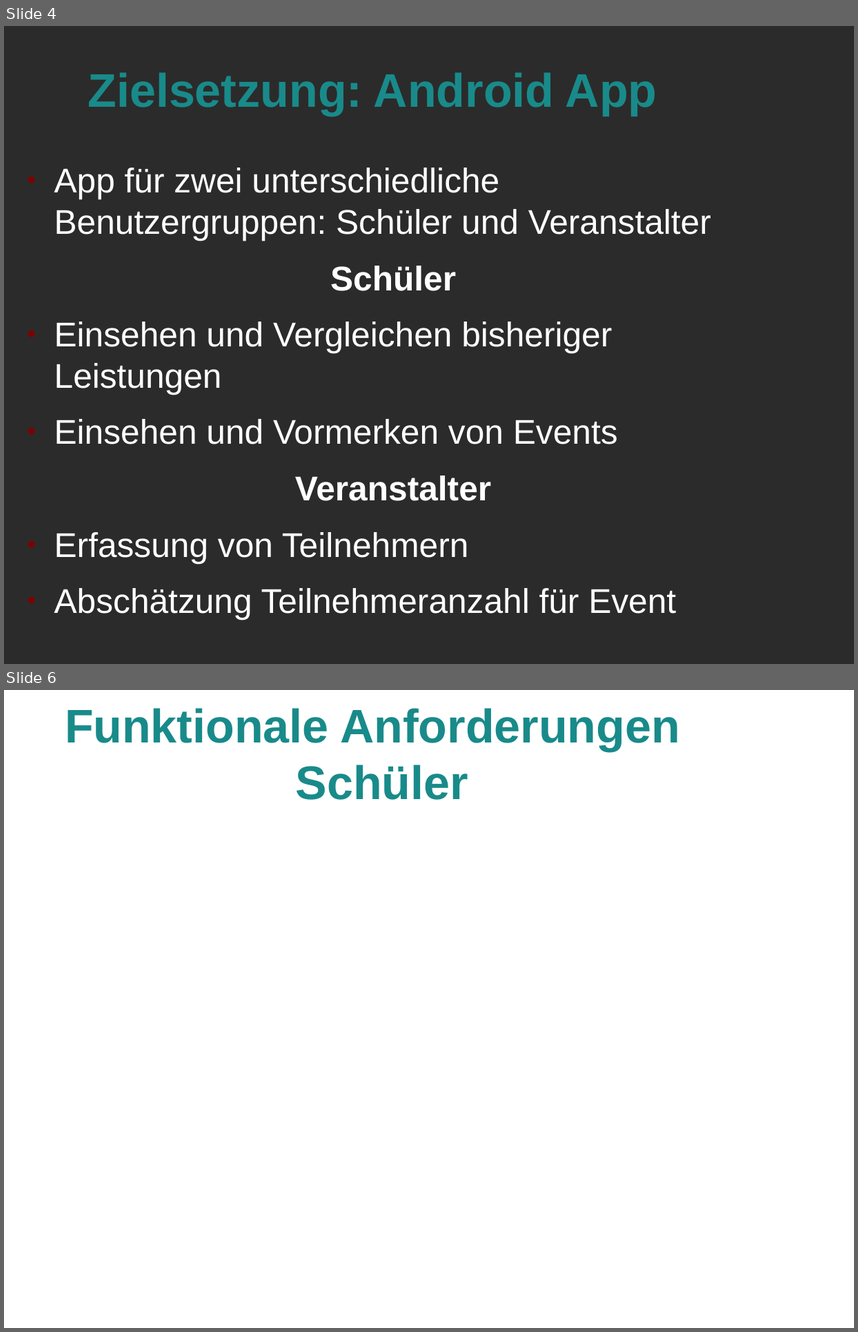
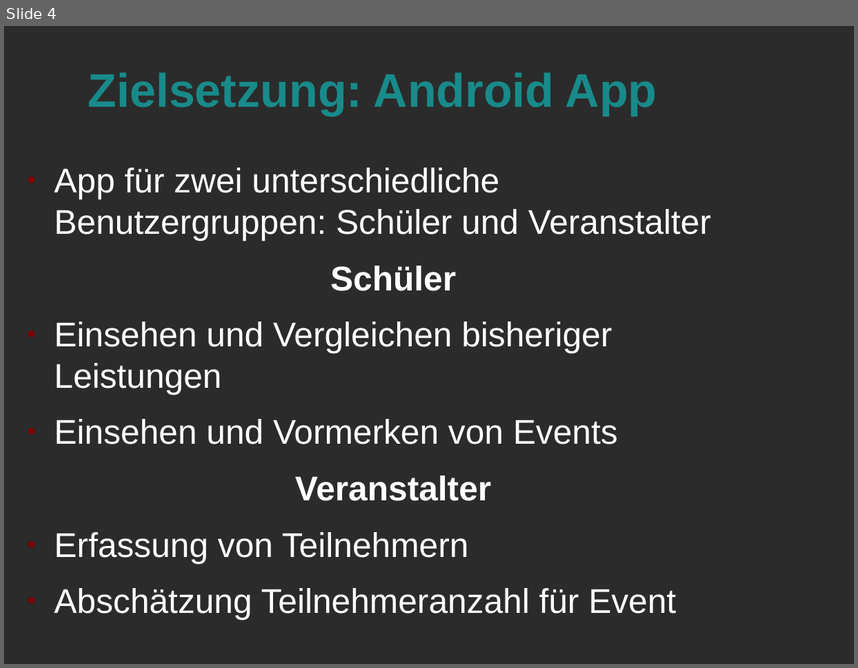
Before and after one commit to Marcel2603/hg17b, a slide deck: Dokumente/Review 1 Praesentation/Review 1.odp. Shown one above the other, each under a label of ours: slides 4 and 6 before the commit, slide 4 after it; the slides between them are not shown. The pictures are 858x1332 and 858x668 pixels, drawn with LibreOffice and Linux fonts; fonts in the diff are those of the drawing; background and template pictures are left out; a plain dark background stands for a picture behind light text. Boxes give left, top, right and bottom in pixels: in the first picture for what was removed or moved away, otherwise in the second. Text is boxed around its words. In the diff, an @@ line names an element or a change of style, - is before the commit and + after.

```diff
--- a/Dokumente/Review 1 Praesentation/Review 1.odp
+++ b/Dokumente/Review 1 Praesentation/Review 1.odp
@@ slide 6 removed at (x1=4, y1=690, x2=854, y2=1328), background picture (left out) @@
@@ title removed at (x1=65, y1=708, x2=680, y2=800) @@
-Funktionale Anforderungen
-Schüler
```
Also in this commit, not shown: 3 slides changed, 4 slides added, 4 other slides removed.
